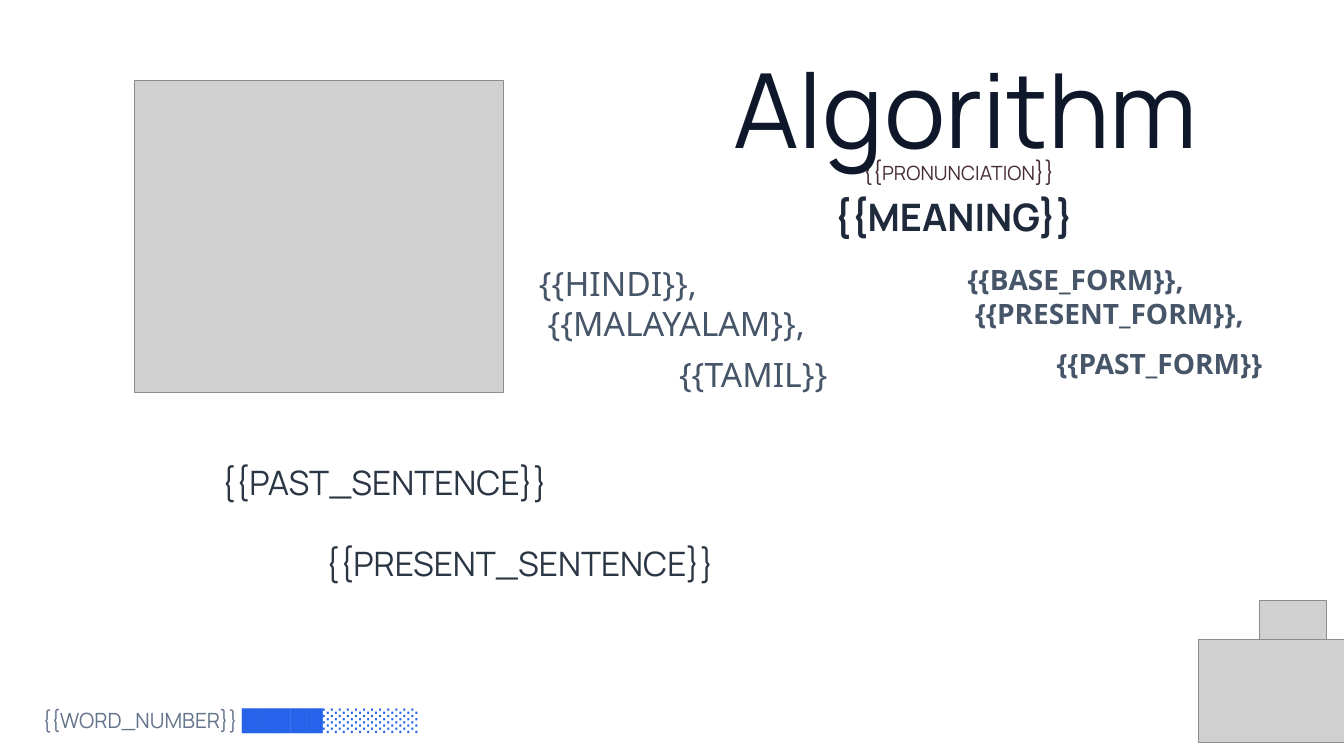
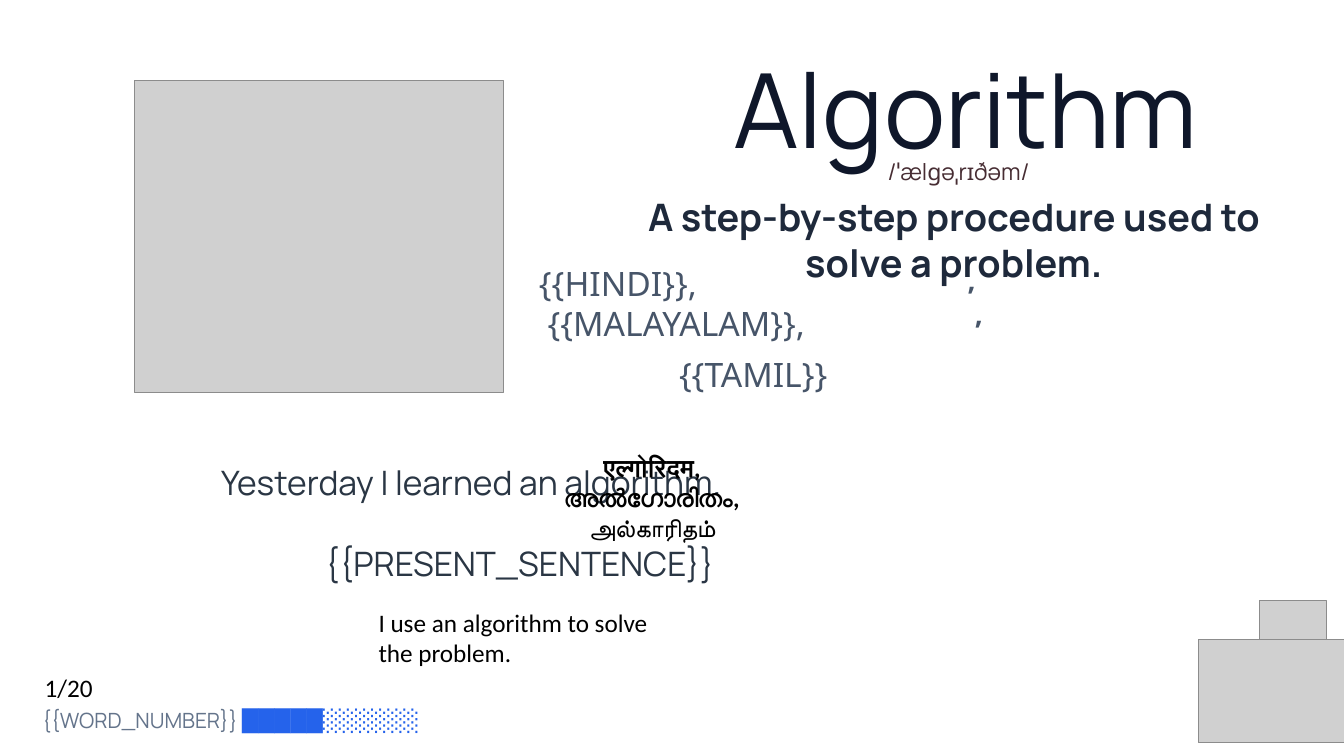
Before and after one commit to PrinceNR/AIVideoAutomation, a slide deck: slide 3 of output/test_placeholder.pptx. Drawn at 1344x756 pixels with LibreOffice and Linux fonts; fonts in the diff are those of the drawing; grey boxes stand for pictures; background and template pictures are left out. Boxes give left, top, right and bottom in pixels: in the first picture for what was removed or moved away, otherwise in the second. Text is boxed around its words. In the diff, an @@ line names an element or a change of style, - is before the commit and + after.

```diff
--- a/output/test_placeholder.pptx
+++ b/output/test_placeholder.pptx
@@ text at [882,165,1035,181]: text changed; size 14 to 16.5 pt @@
-{{PRONUNCIATION}}
+/ˈælɡəˌrɪðəm/
@@ text at [648,203,1260,288]: text changed @@
-{{MEANING}}
+A step-by-step procedure used to solve a problem.
@@ text at [968,269,1263,379]: text changed @@
-{{BASE_FORM}},
-{{PRESENT_FORM}},
-{{PAST_FORM}}
+,
+,
@@ text at [221,464,721,505]: text changed @@
-{{PAST_SENTENCE}}
+Yesterday I learned an algorithm.
@@ text added at [564,458,739,543], 18 pt, text #000000, bold @@
+एल्गोरिदम, അൽഗോരിതം,
+அல்காரிதம்
@@ text added at [379,614,648,666], 18 pt, text #000000 @@
+I use an algorithm to solve the problem.
@@ text added at [45,679,93,698], 18 pt, text #000000 @@
+1/20
```
Also in this commit, not shown: 3 other slides changed, 4 other files.
